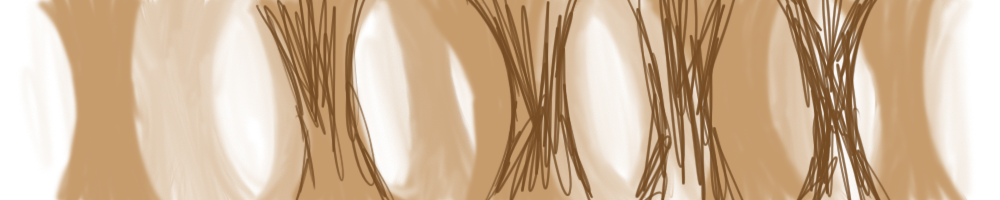
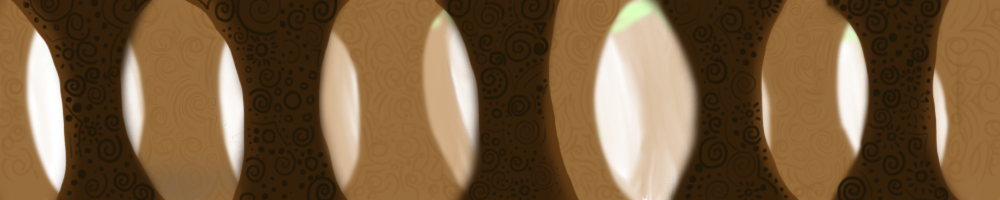
Before/after of a 1000x200 layered artwork. What changed in the layer stack:
added layer "Lager 6" above "Lager 7" over [22, 0, 949, 200]
added layer "Lager 7" above "Lager 3" over [16, 0, 971, 200]
added layer "Lager 3" above "Lager 2" over [0, 0, 969, 200]
painted on "Lager 2" over [0, 0, 1000, 200]
painted on "Lager 1" over [0, 0, 1000, 200]
added layer "Lager 5" above "Lager 0" over [0, 0, 946, 147]
